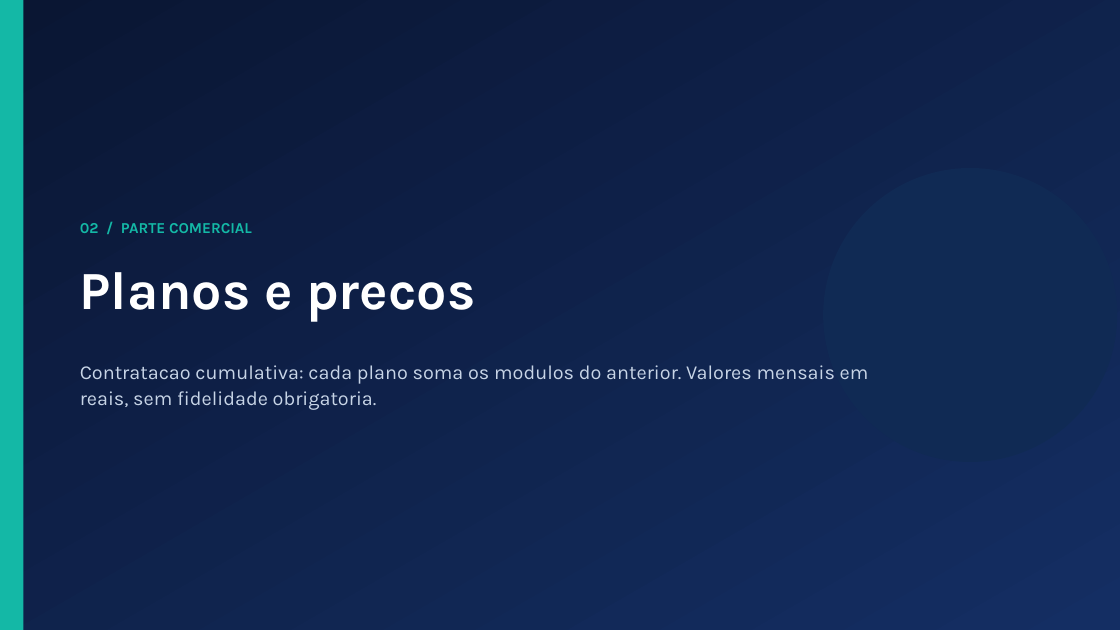
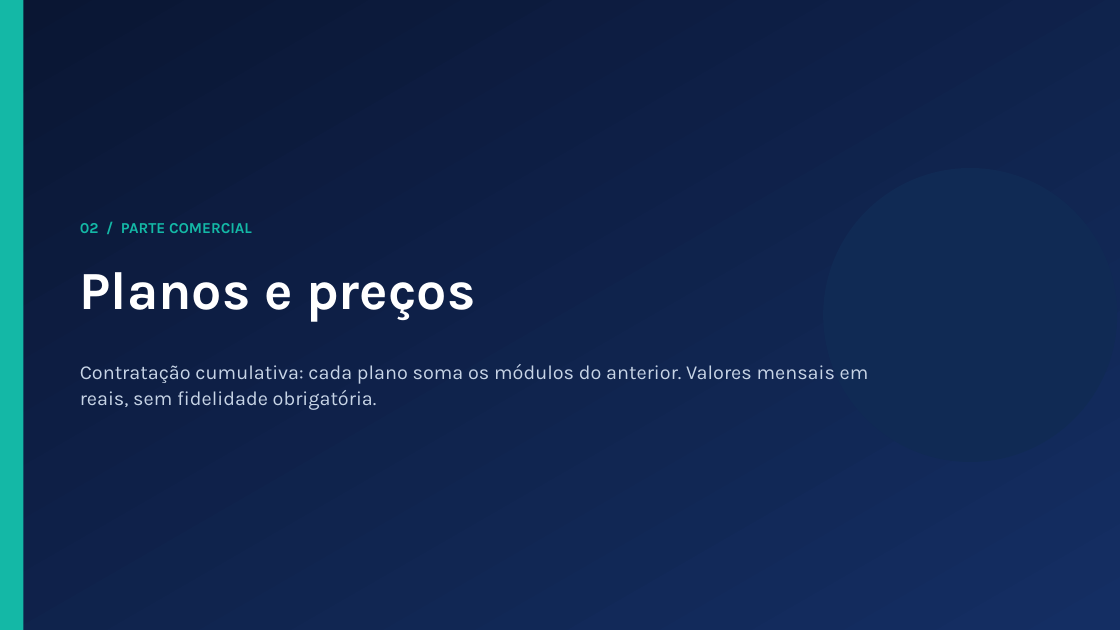
Before and after one commit to aldemirfidelis/gestao-360-indicadores, a slide deck: slide 9 of docs/Apresentacao-Gestao360-Comercial.pptx. Drawn at 1120x630 pixels with LibreOffice and Linux fonts; fonts in the diff are those of the drawing. Boxes give left, top, right and bottom in pixels: in the first picture for what was removed or moved away, otherwise in the second. Text is boxed around its words. In the diff, an @@ line names an element or a change of style, - is before the commit and + after.

```diff
--- a/docs/Apresentacao-Gestao360-Comercial.pptx
+++ b/docs/Apresentacao-Gestao360-Comercial.pptx
@@ text at <box>80,272,475,322</box>: text changed @@
-Planos e precos
+Planos e preços
@@ text at <box>80,364,869,410</box>: text changed @@
-Contratacao cumulativa: cada plano soma os modulos do anterior. Valores mensais em reais, sem fidelidade obrigatoria.
+Contratação cumulativa: cada plano soma os módulos do anterior. Valores mensais em reais, sem fidelidade obrigatória.
```
Also in this commit, not shown: 12 other slides changed.
